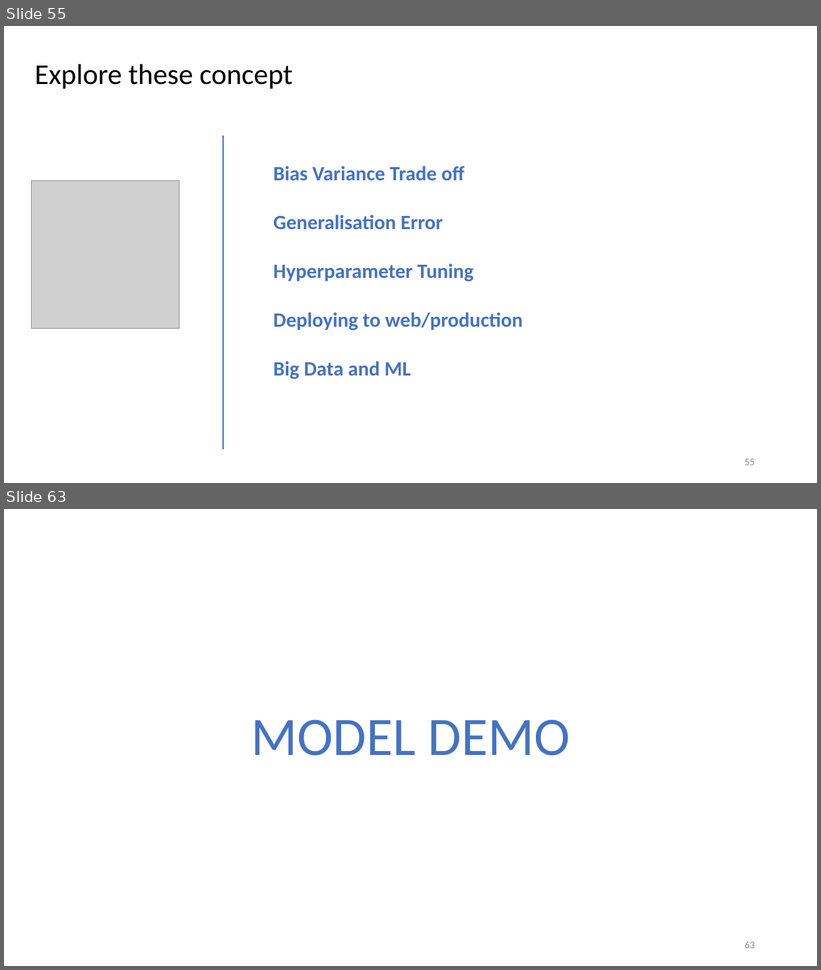
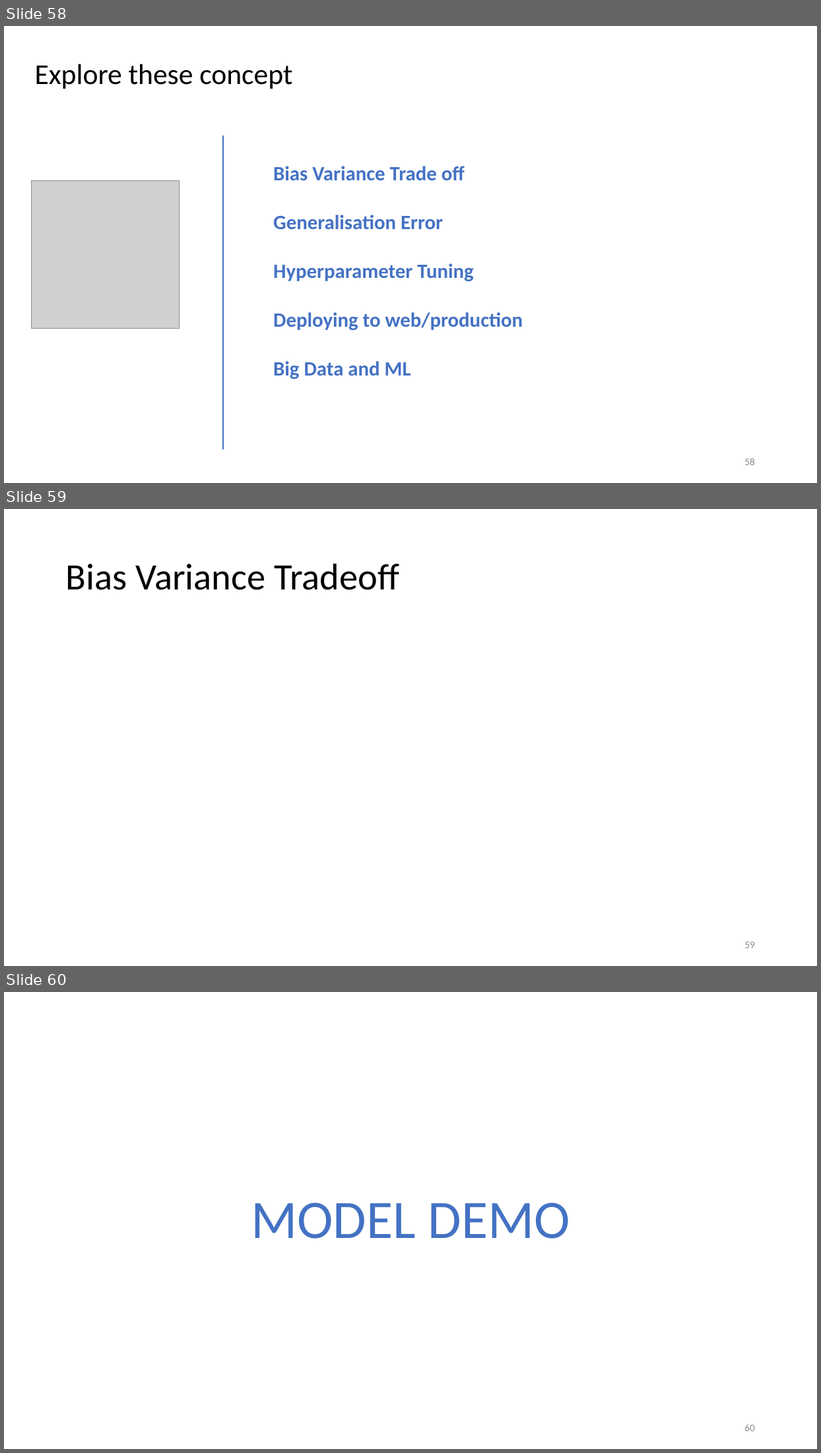
Before and after one commit to khemrajsawant/ML, a slide deck: Machine Learning.pptx. Shown one above the other, each under a label of ours: slides 55 and 63 before the commit, slides 58, 59 and 60 after it; the slides between them are not shown. The pictures are 821x970 and 821x1453 pixels, drawn with LibreOffice and Linux fonts; fonts in the diff are those of the drawing; grey boxes stand for pictures. Boxes give left, top, right and bottom in pixels: in the first picture for what was removed or moved away, otherwise in the second. Text is boxed around its words. In the diff, an @@ line names an element or a change of style, - is before the commit and + after.

```diff
--- a/Machine Learning.pptx
+++ b/Machine Learning.pptx
@@ slide 59 added at (4, 509, 817, 966), background #FFFFFF @@
@@ title added at (66, 563, 399, 590), 44 pt, text #000000 @@
+Bias Variance Tradeoff
@@ page number added at (745, 942, 755, 949), 12 pt, text #8C8C8C @@
+59
@@ what was slide 55 is now slide 58 @@
@@ page number at (745, 458, 755, 466): text changed @@
-55
+58
@@ what was slide 63 is now slide 60 @@
@@ page number at (745, 1424, 755, 1432): text changed @@
-63
+60
```
Also in this commit, not shown: 1 slide changed, 4 other slides added.
